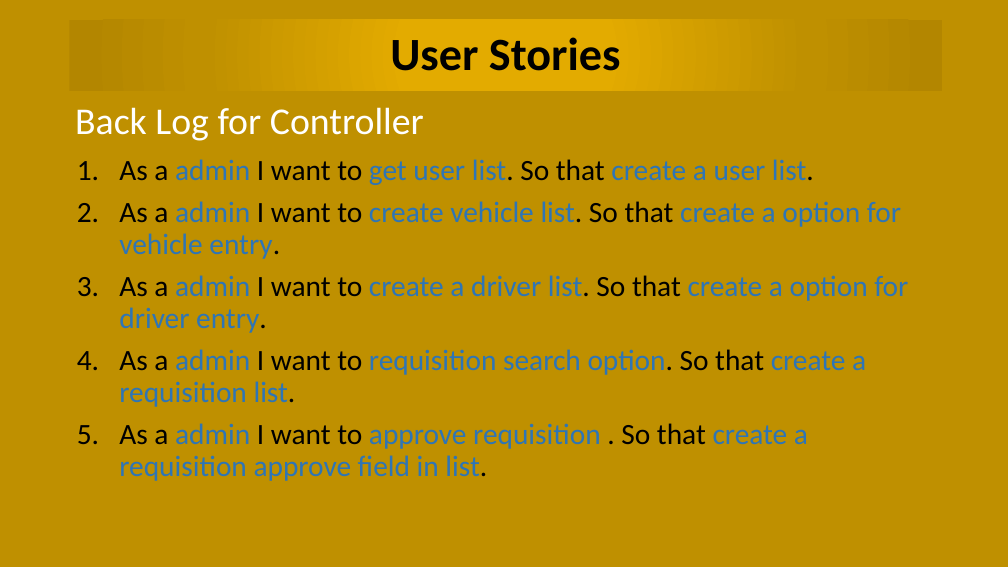
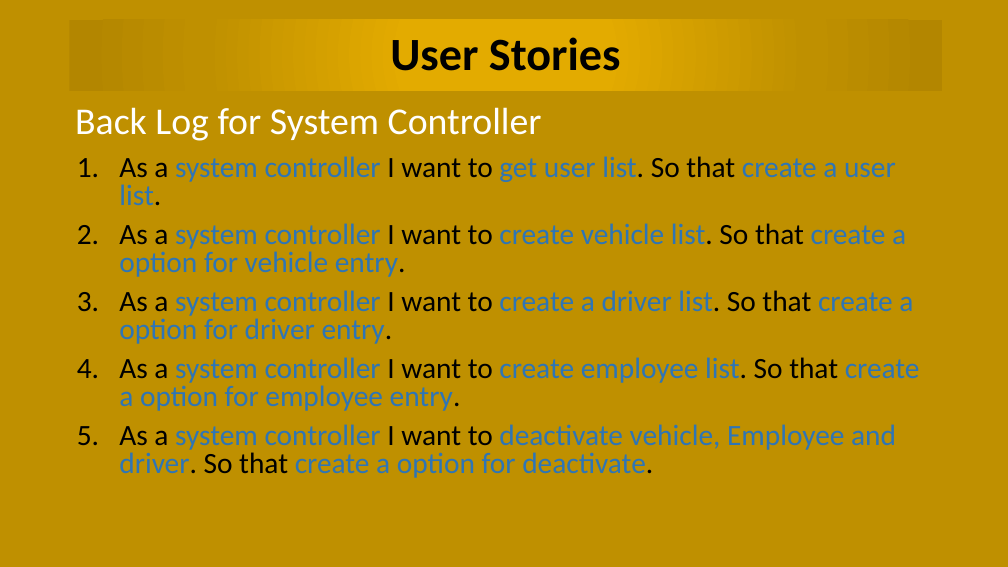
Before and after one commit to chittoranjan/BCCVehicleManagemant, a slide deck: slide 10 of Document/Vehicle Management Presentation.pptx (slide 4 before the commit). Drawn at 1008x567 pixels with LibreOffice and Linux fonts; fonts in the diff are those of the drawing. Boxes give left, top, right and bottom in pixels: in the first picture for what was removed or moved away, otherwise in the second. Text is boxed around its words. In the diff, an @@ line names an element or a change of style, - is before the commit and + after.

Commit message:
change requisition and prosentation file

```diff
--- a/Document/Vehicle Management Presentation.pptx
+++ b/Document/Vehicle Management Presentation.pptx
@@ text at (x1=75, y1=107, x2=542, y2=141): text changed @@
-Back Log for Controller
+Back Log for System Controller
@@ text at (x1=119, y1=156, x2=920, y2=478): text changed @@
-1. As a admin I want to get user list. So that create a user list.
-2. As a admin I want to create vehicle list. So that create a option for vehicle entry.
-3. As a admin I want to create a driver list. So that create a option for driver entry.
-4. As a admin I want to requisition search option. So that create a requisition list.
-5. As a admin I want to approve requisition . So that create a requisition approve field in list.
+1. As a system controller I want to get user list. So that create a user list.
+2. As a system controller I want to create vehicle list. So that create a option for vehicle entry.
+3. As a system controller I want to create a driver list. So that create a option for driver entry.
+4. As a system controller I want to create employee list. So that create a option for employee entry.
+5. As a system controller I want to deactivate vehicle, Employee and driver. So that create a option for deactivate.
```
Also in this commit, not shown: 11 other slides changed, 12 slides added, 2 slides removed, 45 other files.
